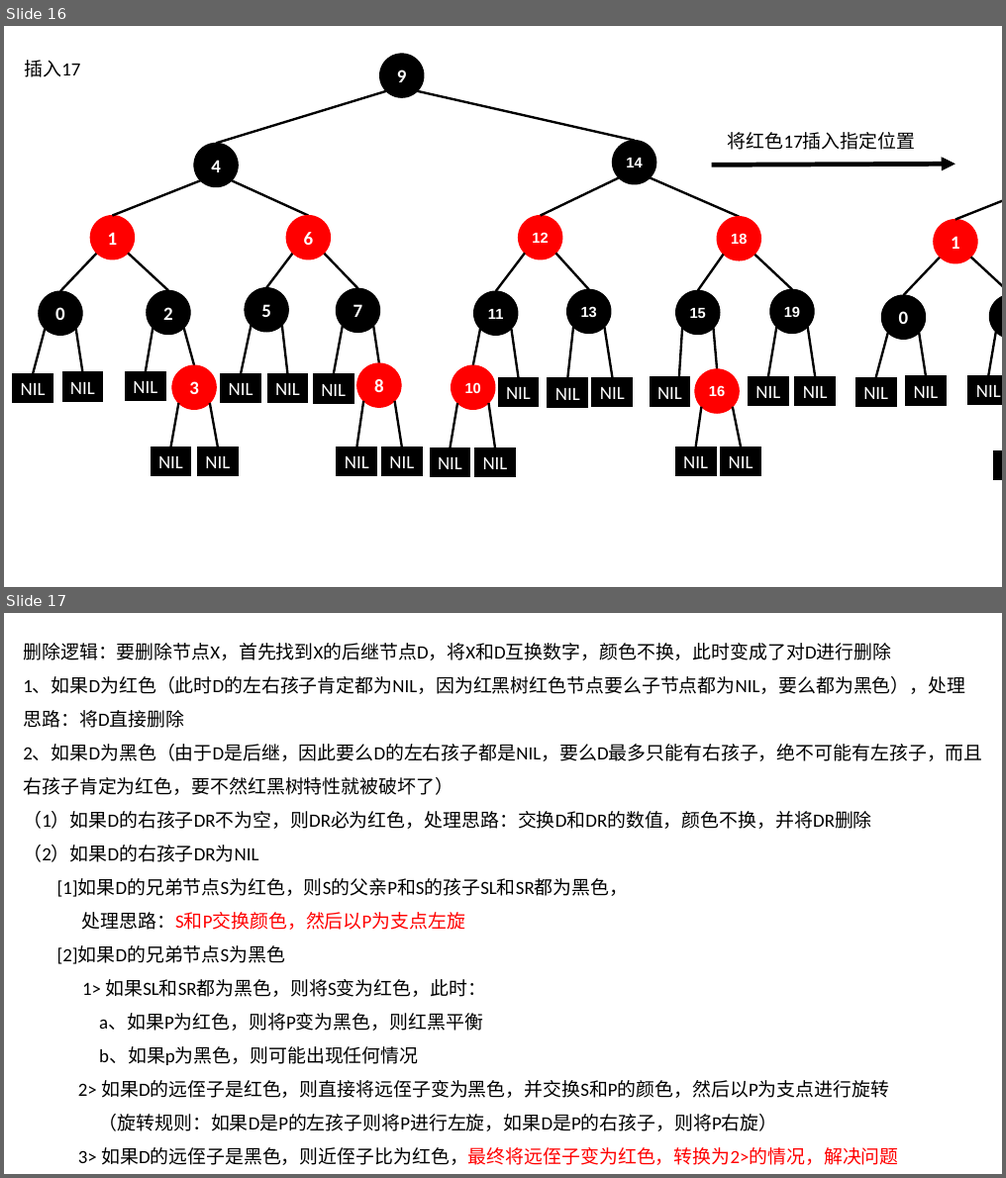
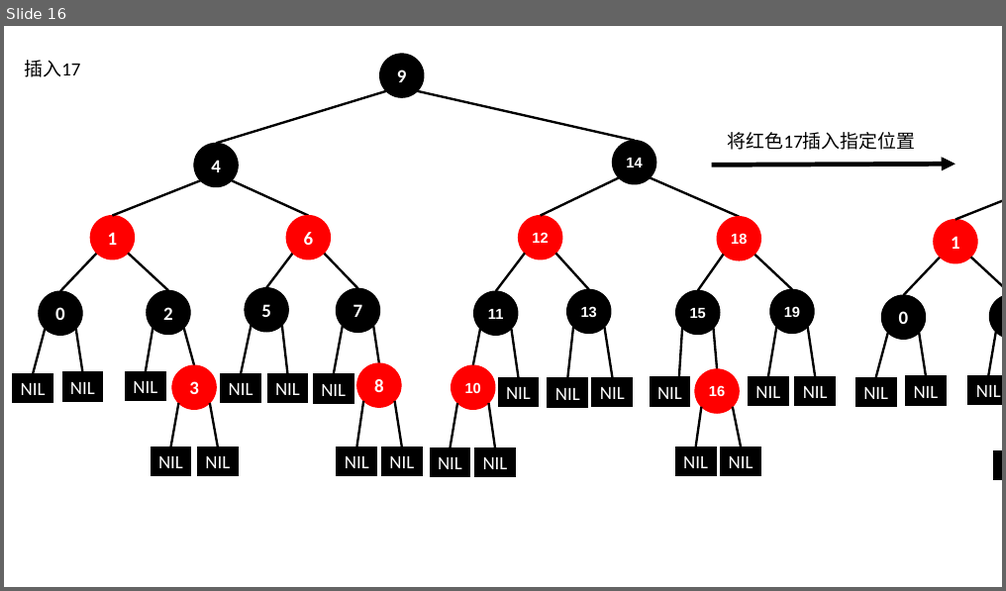
Before and after one commit to BinMarshall/studing, a slide deck: 源码分析/红黑树插入演示.pptx. Shown one above the other, each under a label of ours: slides 16 and 17 before the commit, slide 16 after it. The pictures are 1006x1178 and 1006x591 pixels, drawn with LibreOffice and Linux fonts; fonts in the diff are those of the drawing. Boxes give left, top, right and bottom in pixels: in the first picture for what was removed or moved away, otherwise in the second. Text is boxed around its words. In the diff, an @@ line names an element or a change of style, - is before the commit and + after.

```diff
--- a/源码分析/红黑树插入演示.pptx
+++ b/源码分析/红黑树插入演示.pptx
@@ slide 17 removed at (4,613,1002,1174), background #FFFFFF @@
@@ text removed at (23,643,982,1165) @@
-删除逻辑：要删除节点X，首先找到X的后继节点D，将X和D互换数字，颜色不换，此时变成了对D进行删除
-1、如果D为红色（此时D的左右孩子肯定都为NIL，因为红黑树红色节点要么子节点都为NIL，要么都为黑色），处理思路：将D直接删除
-2、如果D为黑色（由于D是后继，因此要么D的左右孩子都是NIL，要么D最多只能有右孩子，绝不可能有左孩子，而且右孩子肯定为红色，要不然红黑树特性就被破坏了）
-（1）如果D的右孩子DR不为空，则DR必为红色，处理思路：交换D和DR的数值，颜色不换，并将DR删除
-（2）如果D的右孩子DR为NIL
-[1]如果D的兄弟节点S为红色，则S的父亲P和S的孩子SL和SR都为黑色，
-处理思路：S和P交换颜色，然后以P为支点左旋
-[2]如果D的兄弟节点S为黑色
-1> 如果SL和SR都为黑色，则将S变为红色，此时：
-a、如果P为红色，则将P变为黑色，则红黑平衡
-b、如果p为黑色，则可能出现任何情况
-2> 如果D的远侄子是红色，则直接将远侄子变为黑色，并交换S和P的颜色，然后以P为支点进行旋转
-（旋转规则：如果D是P的左孩子则将P进行左旋，如果D是P的右孩子，则将P右旋）
-3> 如果D的远侄子是黑色，则近侄子比为红色，最终将远侄子变为红色，转换为2>的情况，解决问题
```
Also in this commit, not shown: 4 slides changed, 4 slides added.
